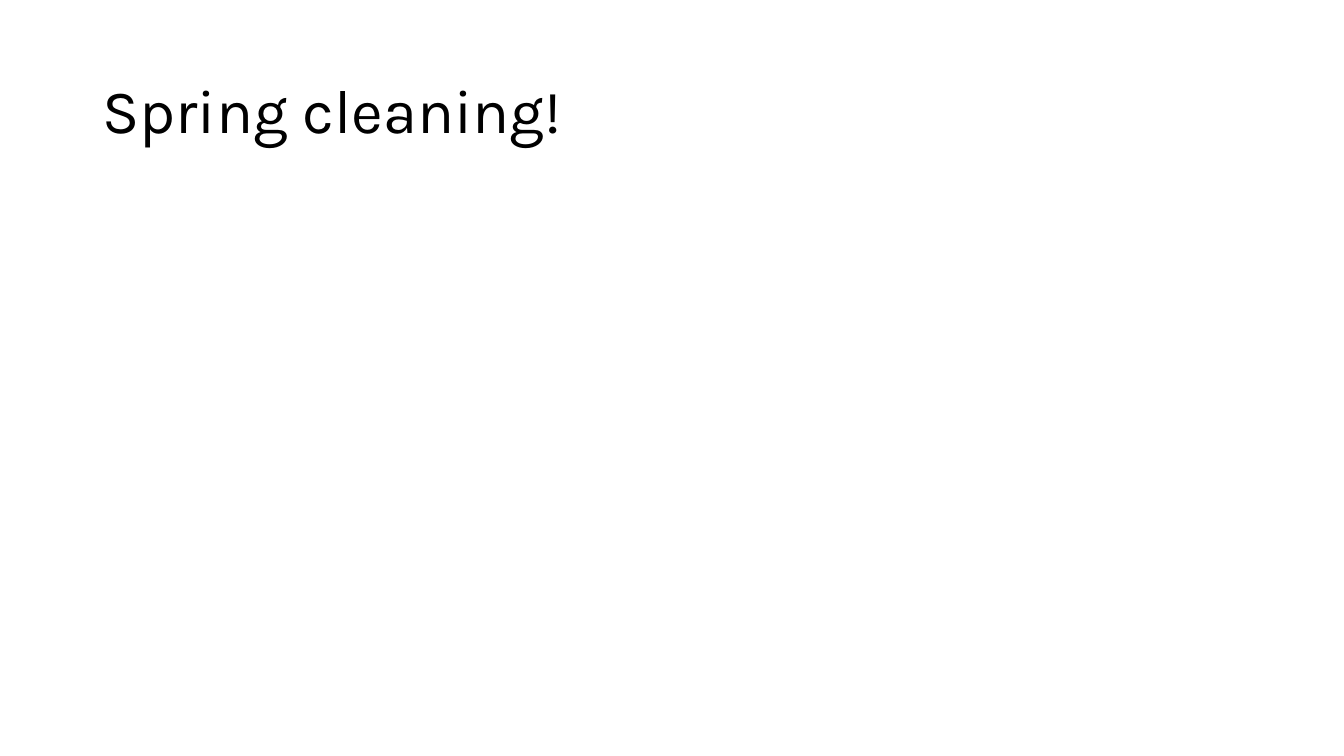
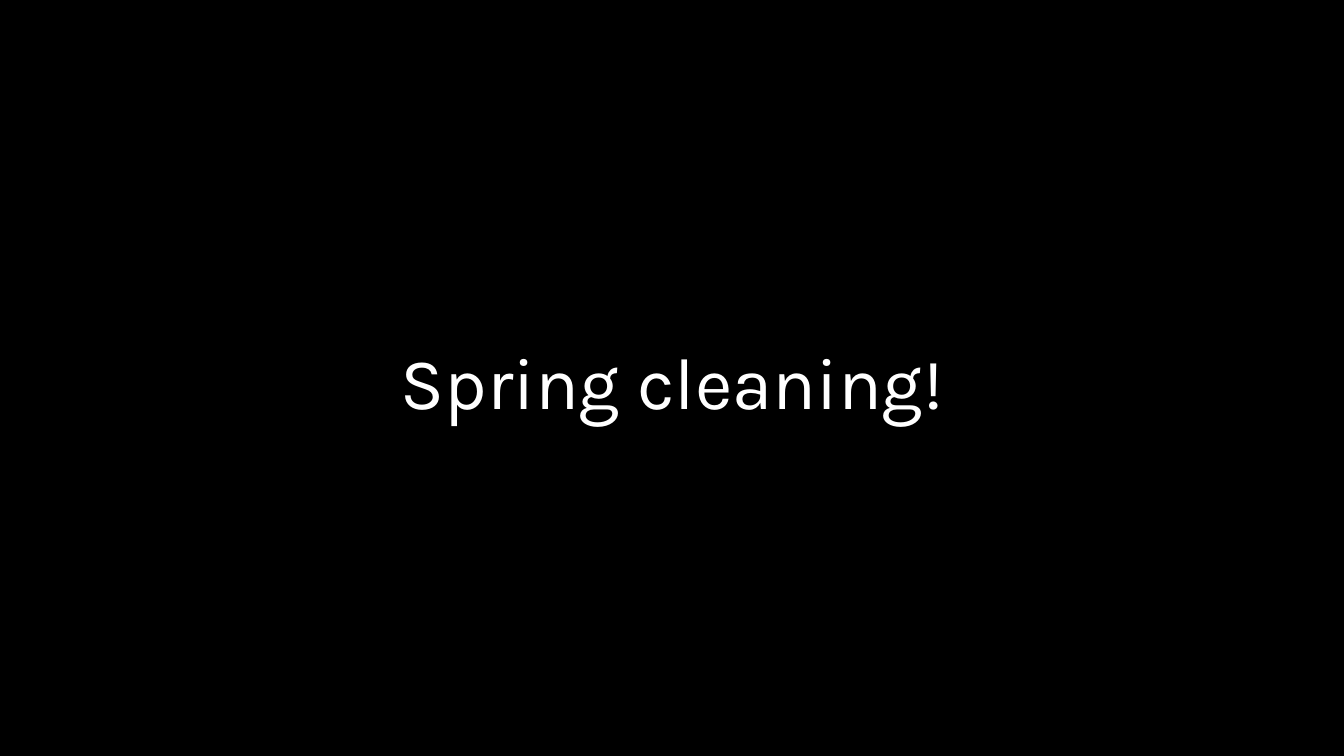
Before and after one commit to kris-wild/BIOL90041, a slide deck: slide 5 of Week_3/Workshop/Workshop_2.pptx (slide 6 before the commit). Drawn at 1344x756 pixels with LibreOffice and Linux fonts; fonts in the diff are those of the drawing; background and template pictures are left out; a plain dark background stands for a picture behind light text. Boxes give left, top, right and bottom in pixels: in the first picture for what was removed or moved away, otherwise in the second. Text is boxed around its words. In the diff, an @@ line names an element or a change of style, - is before the commit and + after.

```diff
--- a/Week_3/Workshop/Workshop_2.pptx
+++ b/Week_3/Workshop/Workshop_2.pptx
@@ background #FFFFFF to picture (left out) @@
@@ rectangle added at <box>0,0,1344,756</box>, fill #000000 @@
@@ title "Spring cleaning!": place and size @@
-title "Spring cleaning!" at <box>102,90,562,148</box>
+title "Spring cleaning!" at <box>401,359,943,426</box>
@@ title "Spring cleaning!" at <box>401,359,943,426</box>: size 44 to 52 pt, text colour #000000 to #FFFFFF; alignment left to centre; vertical alignment middle to bottom @@
```
Also in this commit, not shown: 9 other slides changed, 1 slide removed, 11 other files.
